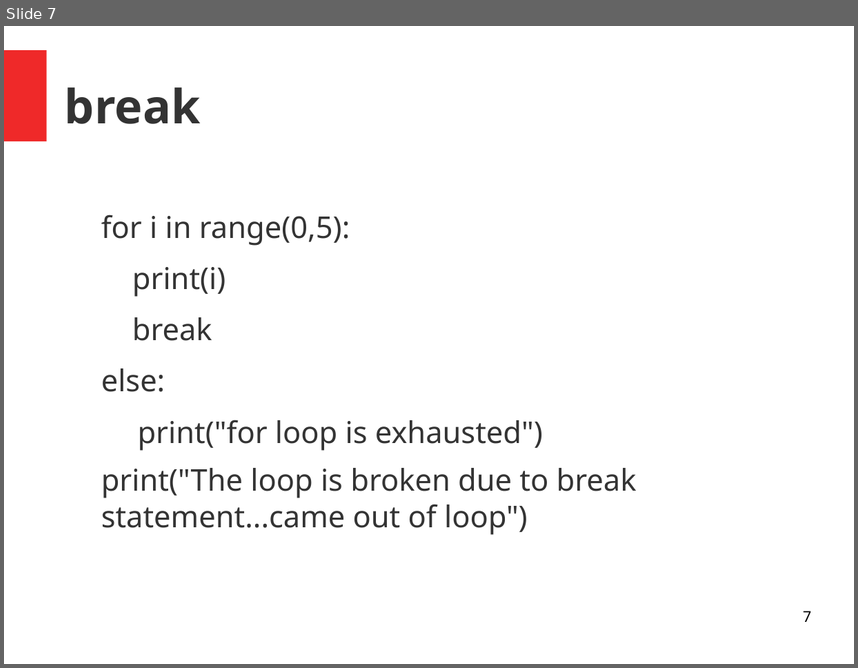
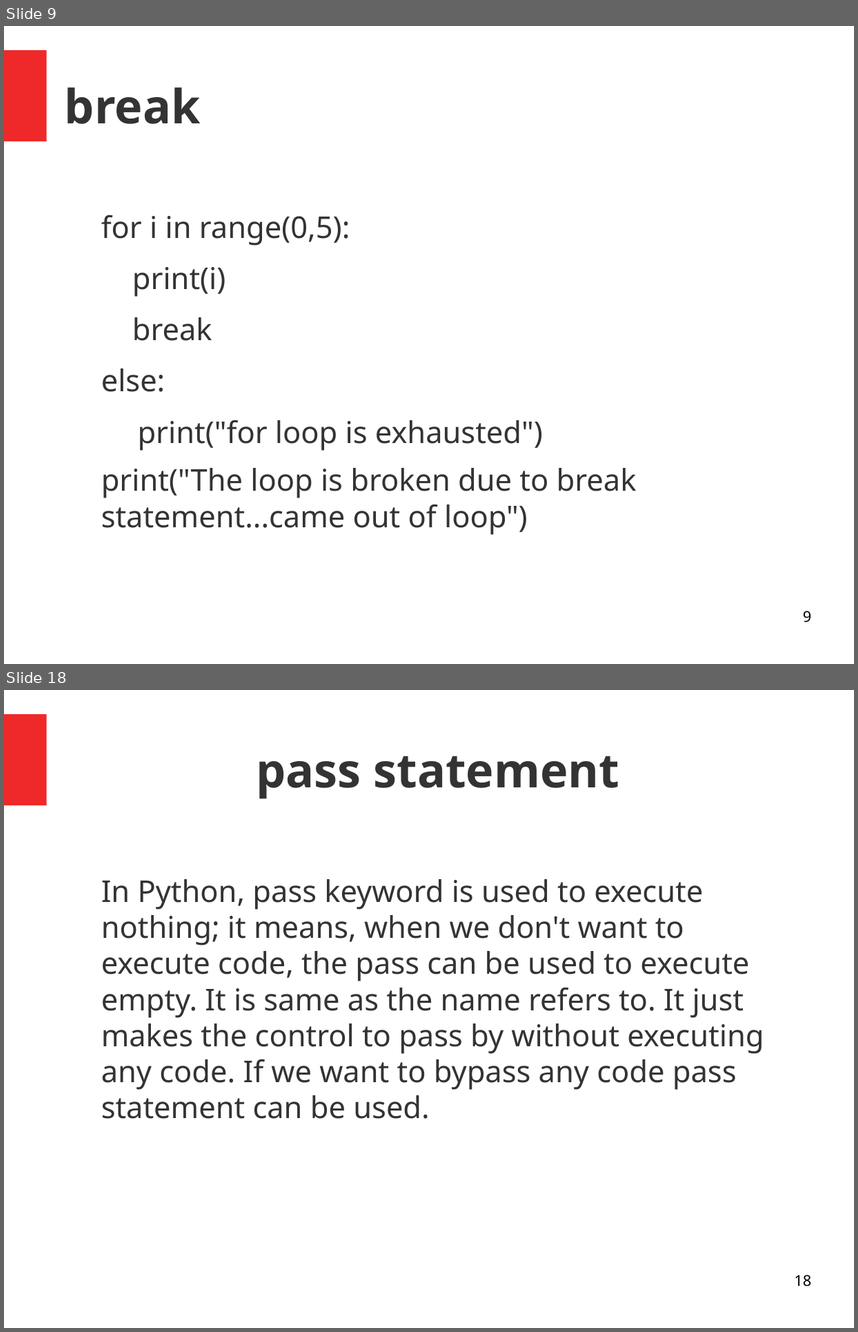
Before and after one commit to ApoorvaJu08/Python-khatmandu, a slide deck: Teaching/loops.odp. Shown one above the other, each under a label of ours: slide 7 before the commit, slides 9 and 18 after it; the slides between them are not shown. The pictures are 858x668 and 858x1332 pixels, drawn with LibreOffice and Linux fonts; fonts in the diff are those of the drawing. Boxes give left, top, right and bottom in pixels: in the first picture for what was removed or moved away, otherwise in the second. Text is boxed around its words. In the diff, an @@ line names an element or a change of style, - is before the commit and + after.

```diff
--- a/Teaching/loops.odp
+++ b/Teaching/loops.odp
@@ slide 18 added at <box>4,690,854,1328</box>, background #FFFFFF; not listed: 1 template element that a slide beside it also shows @@
@@ title added at <box>256,756,620,799</box>, 44 pt, text #333333, bold @@
+pass statement
@@ text added at <box>101,879,764,1118</box>, 28 pt, text #333333 @@
+In Python, pass keyword is used to execute nothing; it means, when we don't want to execute code, the pass can be used to execute empty. It is same as the name refers to. It just makes the control to pass by without executing any code. If we want to bypass any code pass statement can be used.
@@ page number added at <box>794,1274,811,1286</box>, 14 pt, text #000000 @@
+18
@@ what was slide 7 is now slide 9 @@
@@ page number at <box>803,610,811,622</box>: text changed @@
-7
+9
```
Also in this commit, not shown: 11 other slides added.
